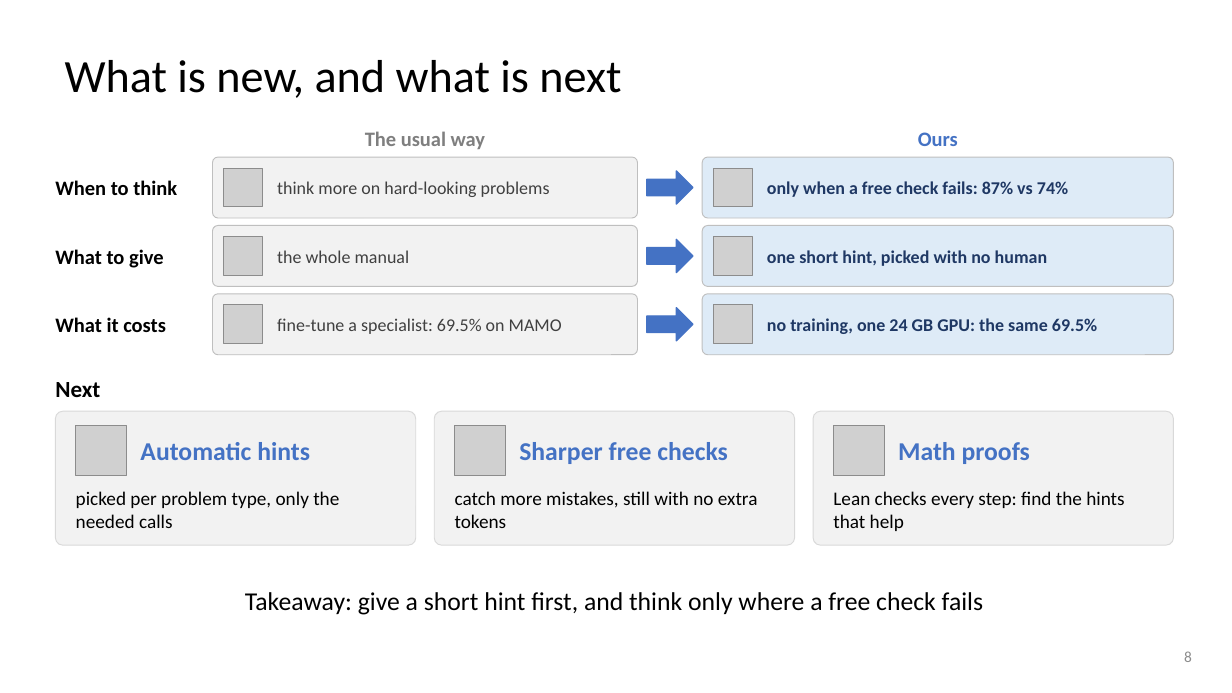
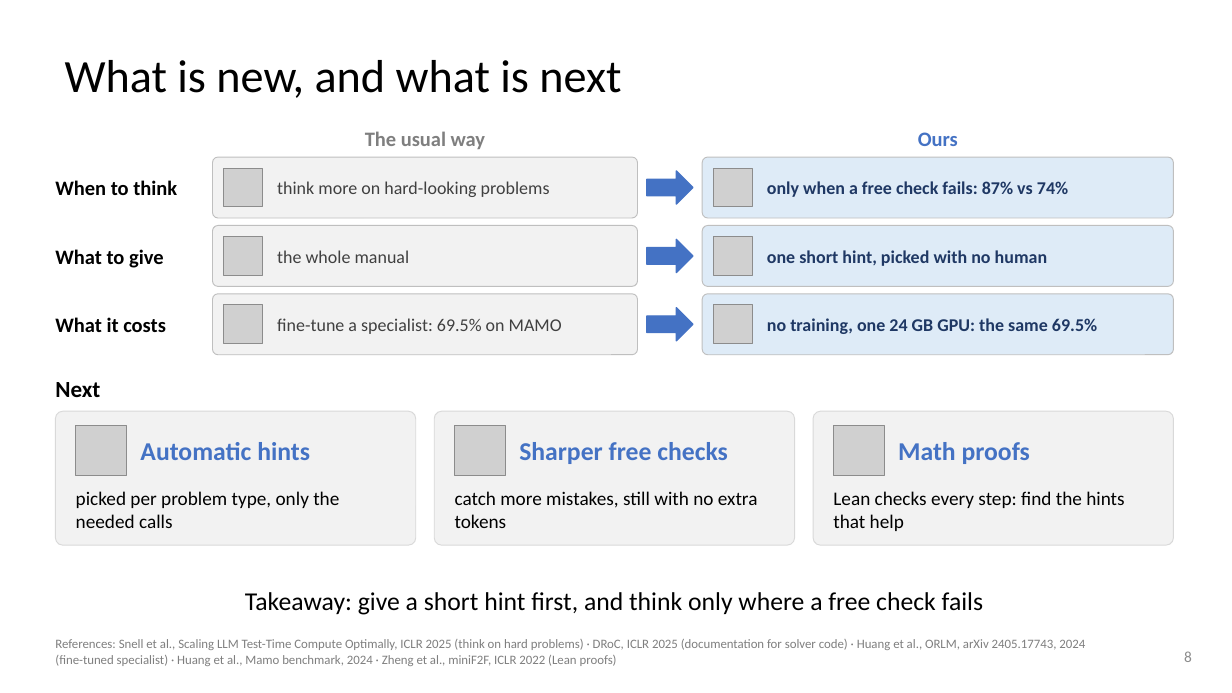
Before and after one commit to dlwns147/CSED490E_Project_Team5, a slide deck: slide 8 of Proposal_Team5.pptx. Drawn at 1232x693 pixels with LibreOffice and Linux fonts; fonts in the diff are those of the drawing; grey boxes stand for pictures. Boxes give left, top, right and bottom in pixels: in the first picture for what was removed or moved away, otherwise in the second. Text is boxed around its words. In the diff, an @@ line names an element or a change of style, - is before the commit and + after.

```diff
--- a/Proposal_Team5.pptx
+++ b/Proposal_Team5.pptx
@@ text added at [55,639,1085,666], 10 pt, text #7F7F7F @@
+References: Snell et al., Scaling LLM Test-Time Compute Optimally, ICLR 2025 (think on hard problems) · DRoC, ICLR 2025 (documentation for solver code) · Huang et al., ORLM, arXiv 2405.17743, 2024 (fine-tuned specialist) · Huang et al., Mamo benchmark, 2024 · Zheng et al., miniF2F, ICLR 2022 (Lean proofs)
```
Also in this commit, not shown: 3 other files.
